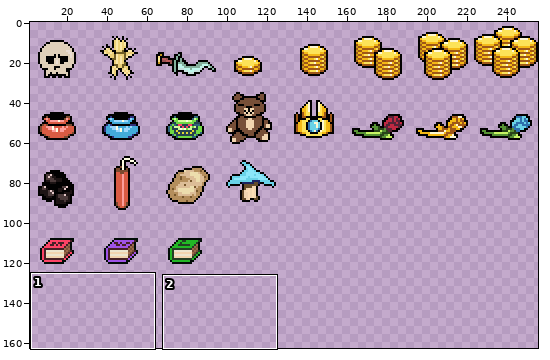
File history of a sprite sheet, sheets/items.png. Above: a wide view before the commit, with the close-up outlined.
Close-up. Before the commit:
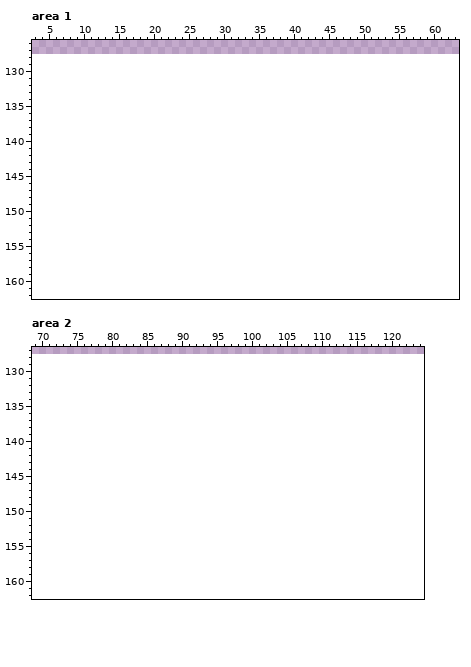
The file is 256x128 pixels. Colours within 5 levels of each other are drawn and written as one. Shown: area 1: x 3..63, y 126..162; area 2: x 69..124, y 127..162. The old version is drawn lined up with the new one, on the new canvas. The wide view leaves out empty margins. The commit also changed other parts of the picture, which this record leaves out.
New version:
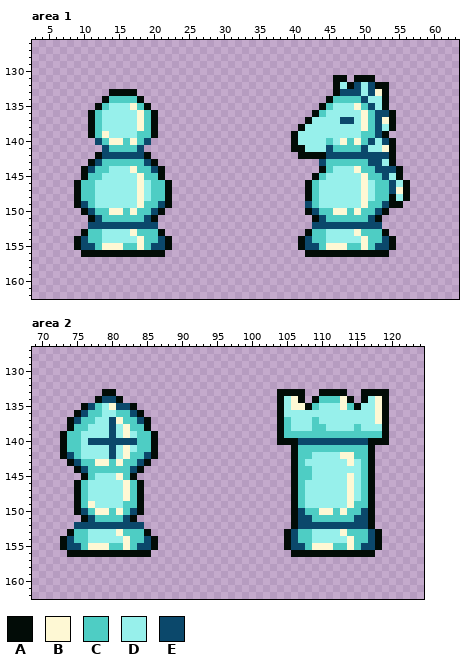
Palette (. is transparent): A #020c07  B #fef8d4  C #4ecdc4  D #97f0eb  E #0b486b
Difference:
canvas 256x128 -> 256x256
--- area 1
@@ x 3..63 @@
 130 .............................................................
-131 .............................................................
-132 .............................................................
-133 .............................................................
-134 .............................................................
-135 .............................................................
-136 .............................................................
-137 .............................................................
-138 .............................................................
-139 .............................................................
-140 .............................................................
-141 .............................................................
-142 .............................................................
-143 .............................................................
-144 .............................................................
-145 .............................................................
-146 .............................................................
-147 .............................................................
-148 .............................................................
-149 .............................................................
-150 .............................................................
-151 .............................................................
-152 .............................................................
-153 .............................................................
-154 .............................................................
-155 .............................................................
-156 .............................................................
+131 ...........................................AA.AAA............
+132 ...........................................ADAEDEAA..........
+133 ...........AAAA............................AEEEDEBA..........
+134 ..........ACCCCA..........................ACCCCEDDA..........
+135 .........ACDDDBCA........................ACDDDBCEDA..........
+136 ........ACDDDDDBCA......................ACDDDDDBCEEA.........
+137 ........ACDDDDDBCA.....................ADDDDEEDBCEBA.........
+138 ........ACDDDDDBCA....................ADDDDDDDDBCEDA.........
+139 ........ACBDDDDCCA...................ADDDDDDDDDCCEA..........
+140 .........ECBBCBCE....................ADDDDCDBCBCEDEA.........
+141 ..........ECCCCE.....................AADDDECCCCEDDBA.........
+142 .........AEEEEEEA.....................AAAAEEEEEEEEEA.........
+143 ........AECCCCCCEA.......................ECCCCCCEEDA.........
+144 .......AECCDDDBCCEA......................ACDDDBCCEEEA........
+145 .......ACCDDDDDBCCA.....................ACDDDDDBCCEDA........
+146 ......ACCDDDDDDBDCCA...................ACDDDDDDBDCCEDA.......
+147 ......ACCDDDDDDBDCCA...................ACDDDDDDBDCCEBA.......
+148 ......ACCDDDDDDBDCCA...................ACDDDDDDBDCCADA.......
+149 ......AECDDDDDDBCCEA...................ECDDDDDDBCCEAA........
+150 .......AECCBBCBCCEA....................AECCBBCBCCEA..........
+151 ........AECCCCCCEA......................AECCCCCCEA...........
+152 ........EEEEEEEEEE......................EEEEEEEEEE...........
+153 .......ACCDDDDBCCCA....................ACCDDDDBCCCA..........
+154 ......AECCDDDDDBCCEA..................AECCDDDDDBCCEA.........
+155 ......AEECBBBCCBCEEA..................AEECBBBCCBCEEA.........
+156 .......AAAAAAAAAAAA....................AAAAAAAAAAAA..........
 157 .............................................................
--- area 2
@@ x 69..124 @@
 132 ........................................................
-133 ........................................................
-134 ........................................................
-135 ........................................................
-136 ........................................................
-137 ........................................................
-138 ........................................................
-139 ........................................................
-140 ........................................................
-141 ........................................................
-142 ........................................................
-143 ........................................................
-144 ........................................................
-145 ........................................................
-146 ........................................................
-147 ........................................................
-148 ........................................................
-149 ........................................................
-150 ........................................................
-151 ........................................................
-152 ........................................................
-153 ........................................................
-154 ........................................................
-155 ........................................................
-156 ........................................................
+133 ..........AA.......................AAAA..AAAA..AAAA.....
+134 .........AEEA......................ADBA.ACCCBA.ADBA.....
+135 .......AECDBEEA....................ADBBACDDDBCADDBA.....
+136 ......AECCDDCCEA...................ADDDDDDDDDDDDDBA.....
+137 .....AECCDDEBCCEA..................ACDDDCDDDDDDDDBA.....
+138 .....ACCDDDEDBCCA..................ACDDDCCDDDDCDDDA.....
+139 ....ACCDDDDEDBDCCA.................ACCCCCCCCCCCCCCA.....
+140 ....ACCDEEEEEEECCA.................AAAEEEEEEEEEEAAA.....
+141 ....ACCDDDDEDBDCCA...................ACCCCCCCCCCA.......
+142 ....AECDDDDEDBCCEA...................ACCDDDDBBCCA.......
+143 .....AECCBBCBCCEA....................ACDDDDDDBDCA.......
+144 ......AECCCCCCEA.....................ACCDDDDDDDCA.......
+145 .......ACDDDBCA......................ACCDDDDDBDCA.......
+146 ......ACDDDDDBCA.....................ACDDDDDDBDCA.......
+147 ......ACDDDDDBCA.....................ACDDDDDDBDCA.......
+148 ......ACDDDDDBCA.....................ACDDDDDDBDCA.......
+149 ......ACBDDDDCCA.....................ACDDDDDDBCCA.......
+150 ......AECBBCBCEA.....................AECCBBCBCCEA.......
+151 .......AECCCCEA......................AEECCCCCCEEA.......
+152 ......EEEEEEEEEE.....................AEEEEEEEEEEA.......
+153 .....ACCDDDDBCCCA...................AECCDDDDBCCCEA......
+154 ....AECCDDDDDBCCEA..................AECCDDDDDBCCEA......
+155 ....AEECBBBCCBCEEA..................AEECBBBCCBCEEA......
+156 .....AAAAAAAAAAAA....................AAAAAAAAAAAA.......
 157 ........................................................
Boxes around the changes in both close-ups, in picture pixels (x1, y1, x2, y2):
added: (291, 75, 410, 257)
added: (74, 89, 172, 257)
added: (60, 389, 158, 557)
added: (277, 389, 389, 557)
